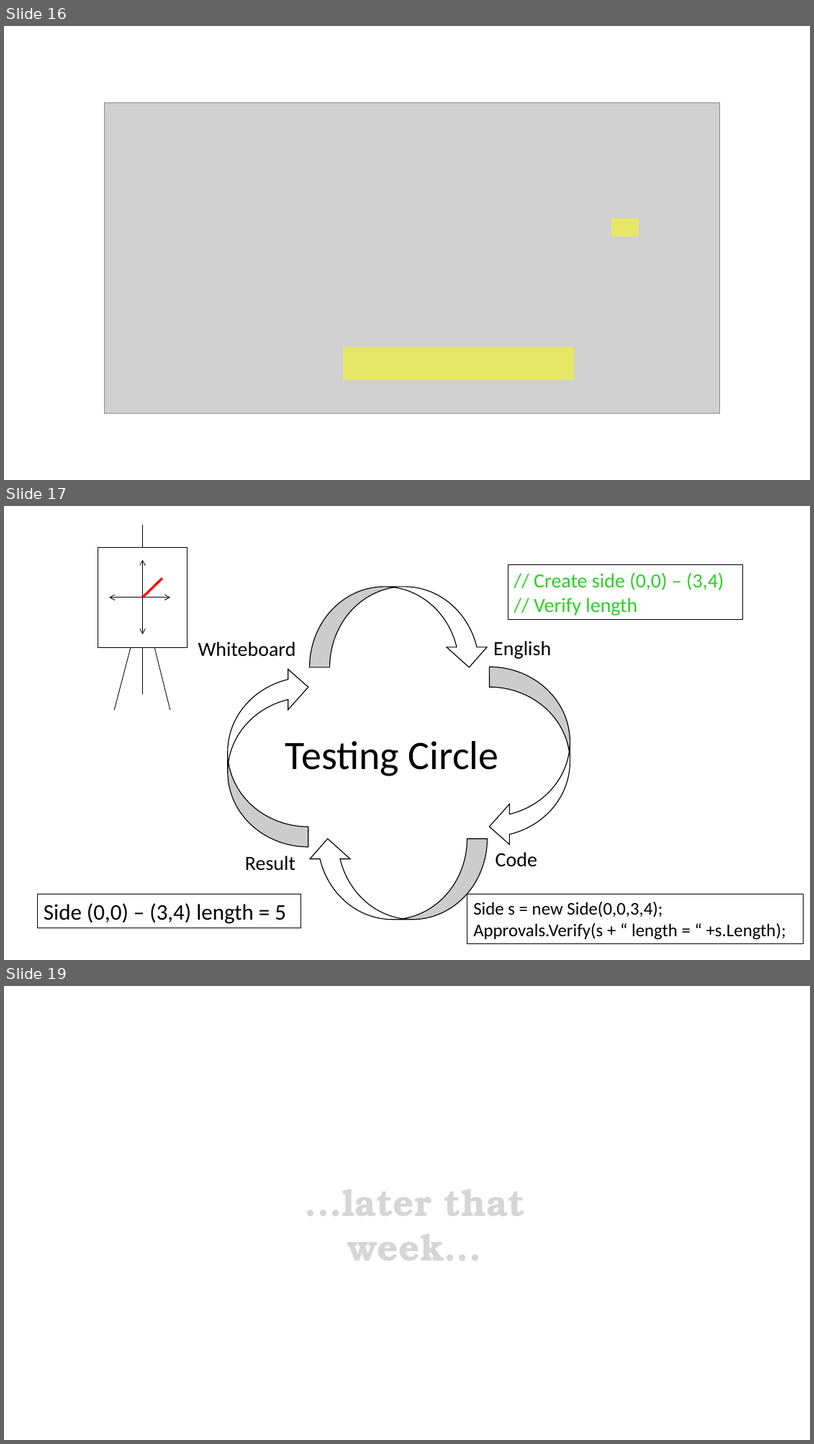
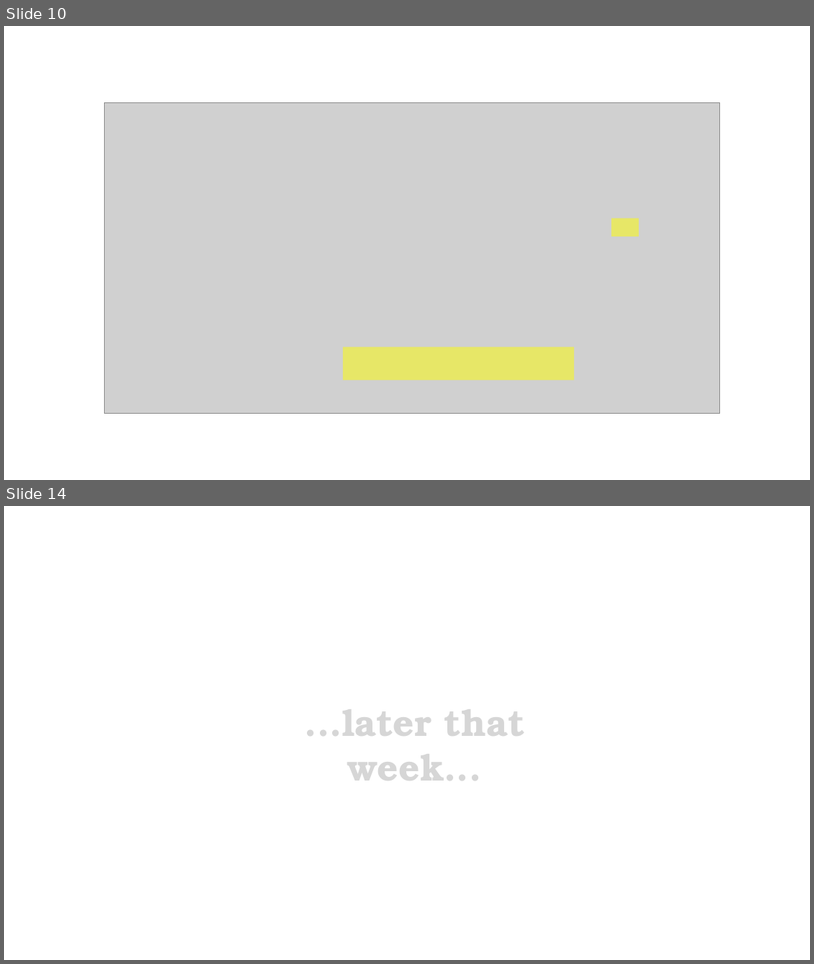
Before and after one commit to LearnWithLlew/TestingBetterWithApprovals.Slides, a slide deck: slides/Testing Better with Approvals.pptx. Shown one above the other, each under a label of ours: slides 16, 17 and 19 before the commit, slides 10 and 14 after it; the slides between them are not shown. The pictures are 814x1444 and 814x964 pixels, drawn with LibreOffice and Linux fonts; fonts in the diff are those of the drawing; grey boxes stand for pictures; background and template pictures are left out. Boxes give left, top, right and bottom in pixels: in the first picture for what was removed or moved away, otherwise in the second. Text is boxed around its words. In the diff, an @@ line names an element or a change of style, - is before the commit and + after.

```diff
--- a/slides/Testing Better with Approvals.pptx
+++ b/slides/Testing Better with Approvals.pptx
@@ slide 17 removed at (x1=4, y1=506, x2=810, y2=960), background #FFFFFF @@
@@ rectangle removed at (x1=508, y1=565, x2=743, y2=620) @@
-// Create side (0,0) – (3,4)
-// Verify length
@@ group removed at (x1=98, y1=525, x2=188, y2=710): 5 lines, 2 double arrows, 1 rectangle @@
@@ curved down arrow removed at (x1=310, y1=587, x2=490, y2=667) @@
@@ text removed at (x1=198, y1=641, x2=296, y2=656) @@
-Whiteboard
@@ text removed at (x1=494, y1=641, x2=551, y2=659) @@
-English
@@ curved down arrow removed at (x1=228, y1=667, x2=309, y2=847) @@
@@ curved down arrow removed at (x1=490, y1=667, x2=570, y2=847) @@
@@ text removed at (x1=286, y1=741, x2=499, y2=776) @@
-Testing Circle
@@ curved down arrow removed at (x1=308, y1=839, x2=487, y2=919) @@
@@ text removed at (x1=245, y1=855, x2=296, y2=870) @@
-Result
@@ text removed at (x1=496, y1=852, x2=538, y2=867) @@
-Code
@@ rectangle removed at (x1=38, y1=894, x2=301, y2=928) @@
-Side (0,0) – (3,4) length = 5
@@ rectangle removed at (x1=468, y1=894, x2=805, y2=944) @@
-Side s = new Side(0,0,3,4);
-Approvals.Verify(s + “ length = “ +s.Length);
@@ what was slide 16 is now slide 10 @@
@@ what was slide 19 is now slide 14 @@
```
Also in this commit, not shown: 1 slide changed, 5 slides added, 4 other slides removed.
